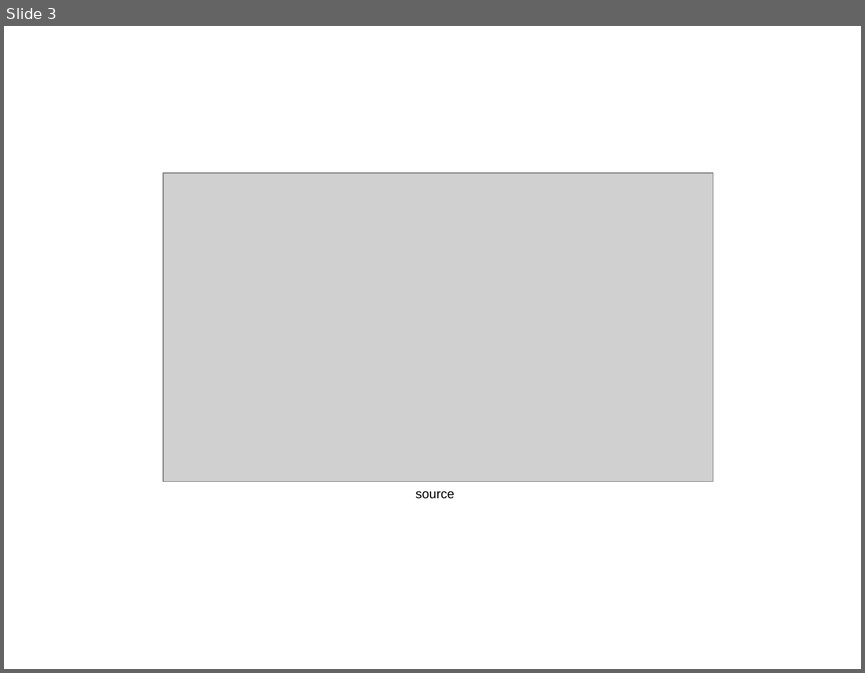
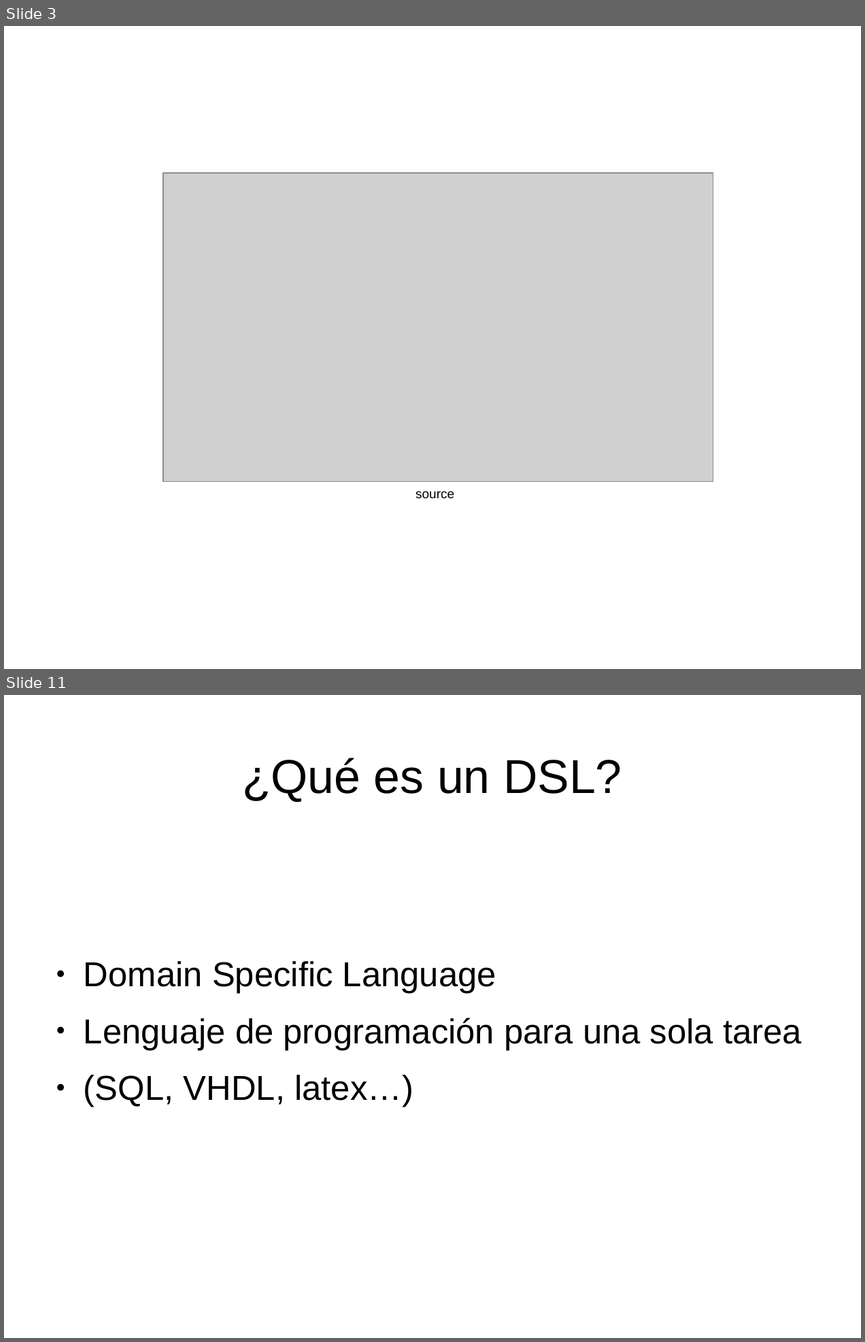
Before and after one commit to Achifaifa/slides, a slide deck: EE25-ply/ply.odp. Shown one above the other, each under a label of ours: slide 3 before the commit, slides 3 and 11 after it; the slides between them are not shown. The pictures are 865x673 and 865x1342 pixels, drawn with LibreOffice and Linux fonts; fonts in the diff are those of the drawing; grey boxes stand for pictures. Boxes give left, top, right and bottom in pixels: in the first picture for what was removed or moved away, otherwise in the second. Text is boxed around its words. In the diff, an @@ line names an element or a change of style, - is before the commit and + after.

```diff
--- a/EE25-ply/ply.odp
+++ b/EE25-ply/ply.odp
@@ slide 11 added at [4,695,861,1338], background #FFFFFF @@
@@ title added at [242,758,622,802], 44 pt, text #000000 @@
+¿Qué es un DSL?
@@ text added at [84,961,802,1107], 32 pt, text #000000 @@
+● Domain Specific Language
+● Lenguaje de programación para una sola tarea
+● (SQL, VHDL, latex…)
```
Also in this commit, not shown: 3 slides changed, 22 other slides added, 7 slides removed, 6 other files.
